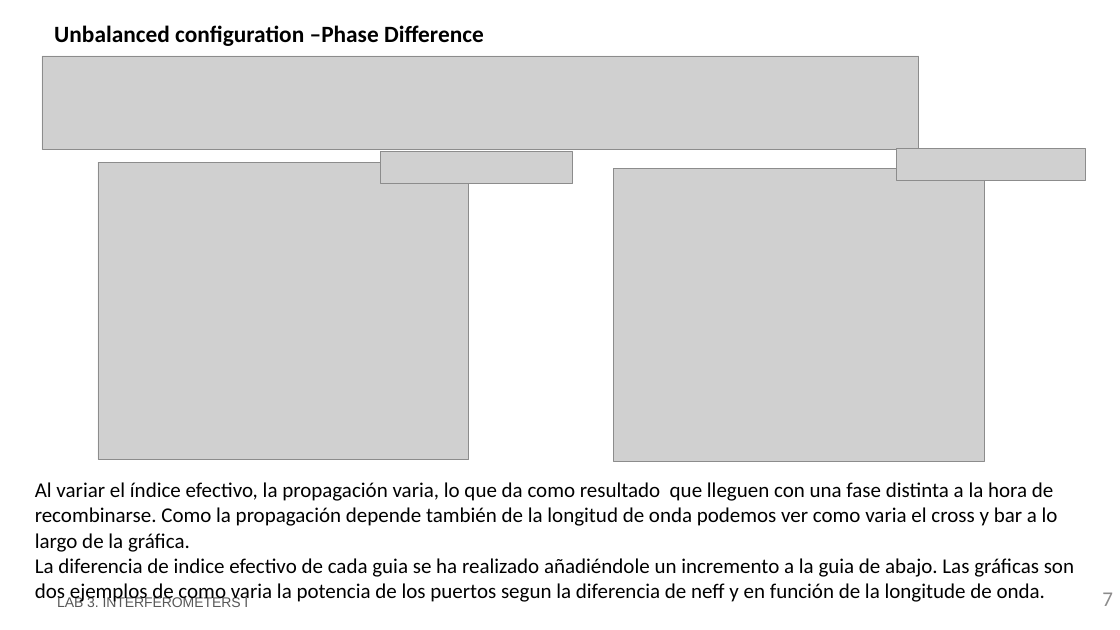
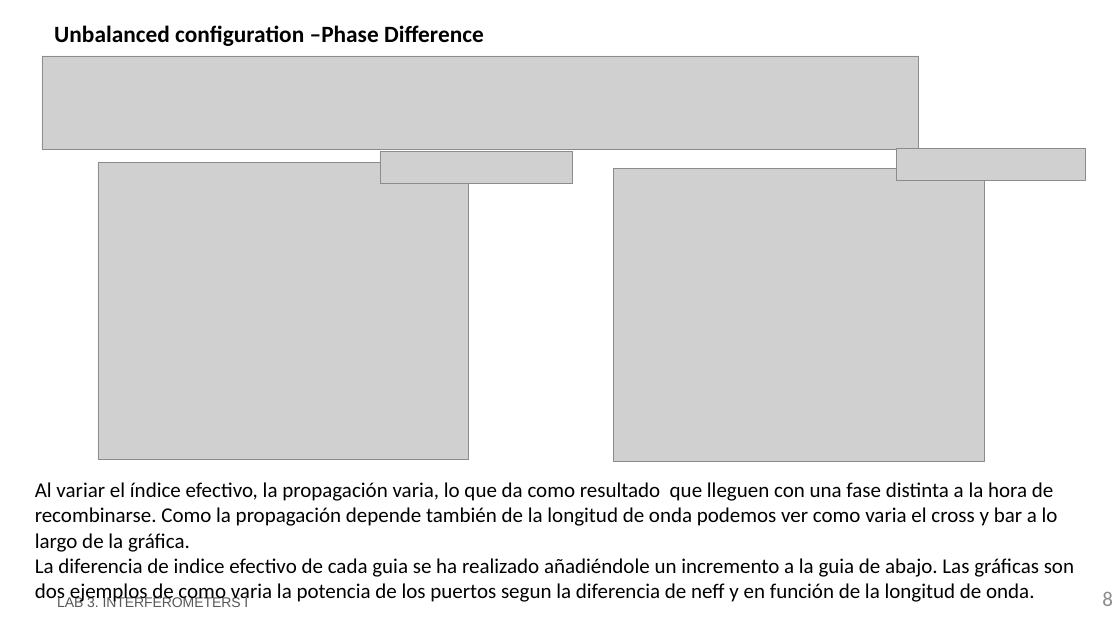
Before and after one commit to RobertoFernandezSevilla/pic-upv-lab3, a slide deck: slide 8 of LabBook_3.pptx (slide 7 before the commit). Drawn at 1120x630 pixels with LibreOffice and Linux fonts; fonts in the diff are those of the drawing; grey boxes stand for pictures; background and template pictures are left out. Boxes give left, top, right and bottom in pixels: in the first picture for what was removed or moved away, otherwise in the second. Text is boxed around its words. In the diff, an @@ line names an element or a change of style, - is before the commit and + after.

```diff
--- a/LabBook_3.pptx
+++ b/LabBook_3.pptx
@@ text at (35, 558, 1074, 604): text changed @@
-La diferencia de indice efectivo de cada guia se ha realizado añadiéndole un incremento a la guia de abajo. Las gráficas son dos ejemplos de como varia la potencia de los puertos segun la diferencia de neff y en función de la longitude de onda.
+La diferencia de indice efectivo de cada guia se ha realizado añadiéndole un incremento a la guia de abajo. Las gráficas son dos ejemplos de como varia la potencia de los puertos segun la diferencia de neff y en función de la longitud de onda.
@@ page number at (1102, 592, 1113, 606): text changed @@
-7
+8
```
Also in this commit, not shown: 3 other slides changed, 1 slide added, 1 other file.
